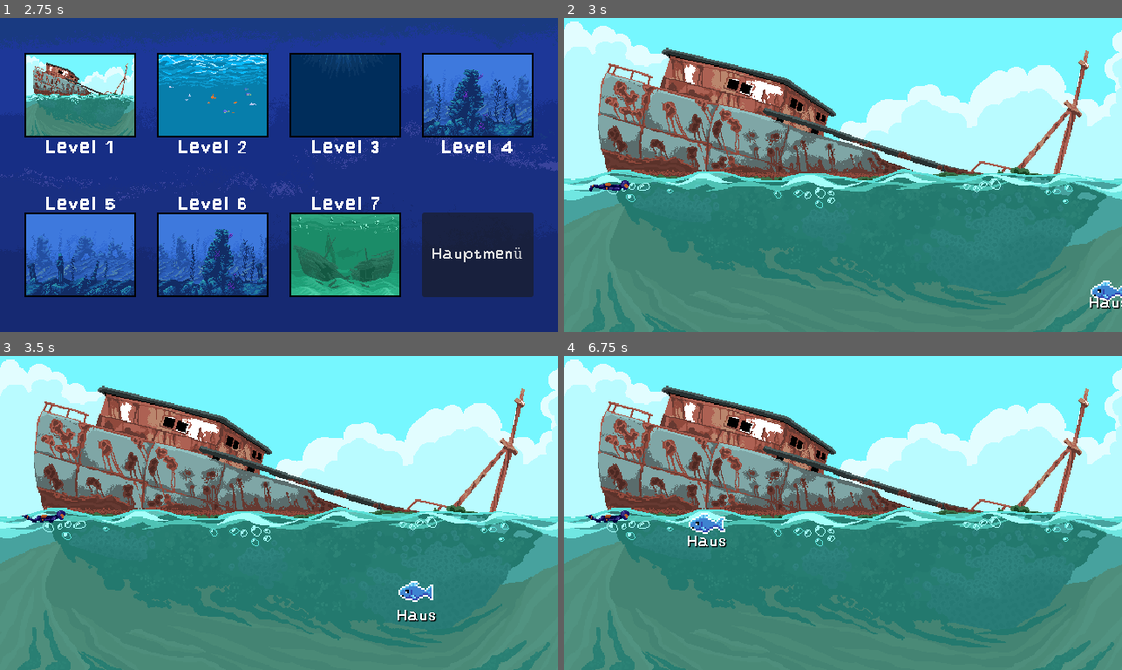
Above: before the commit, frames 1-4 (two rows, left to right).
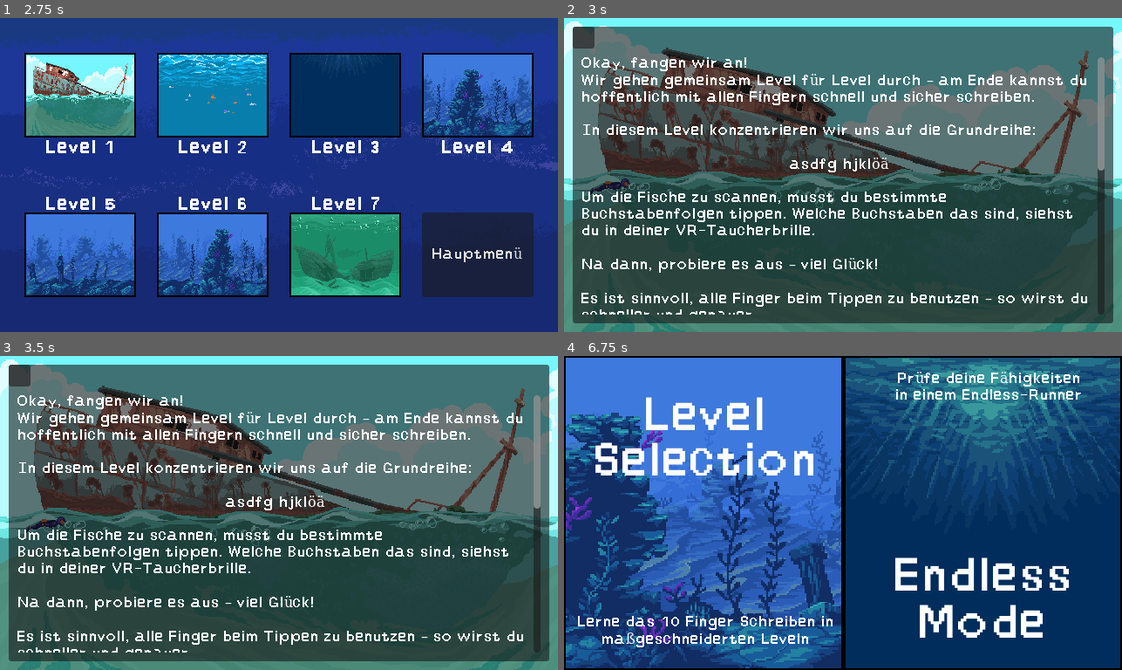
Above: after the commit, the same moments.

Repository: lehmius/typing-tides
Game: Godot game, scene res://scenes/game.tscn
The game is run twice, just before and just after one commit, with the same random seed, the same clock (stepped at 60 frames per second) and the same inputs. The engine's default icon, where the game draws it, is replaced by a stand-in: a white triangle on a blue panel in a dark square.
Inputs (mouse positions are in pixels of both pictures, inside the frame that each line leads up to):
- Up to frame 1 (2.75 s): tap Enter at 0.5 s; move the mouse to (401, 159) at 0.52 s; click (401, 159) at 0.67 s; click (22, 36) at 1.25 s; tap Space at 2 s; move the mouse to (167, 190) at 2.02 s; click (167, 190) at 2.17 s
- Up to frame 2 (3 s): click (642, 96) at 2.75 s
- Up to frame 3 (3.5 s): no input
- Up to frame 4 (6.75 s): click (586, 374) at 3.52 s; move the mouse to (898, 443) at 4.27 s; click (898, 443) at 4.42 s; click (776, 613) at 5 s, where only the run before the commit has a clickable "Nochmal"; click (898, 613) at 5.75 s, where only the run after the commit has a clickable "Hauptmenü"; click (586, 374) at 6.52 s

Frame 1 is identical in both runs. In frame 2, 91% of the frame differs, in the area x 1-100%, y 2-98%; in frame 3, 90%; in frame 4, 100%, in the area x 0-100%, y 0-100%.

Commit message:
Added loading of level start popups on loadLevel().

Diff:
--- a/scripts/game_state_handler.gd
+++ b/scripts/game_state_handler.gd
@@ -34,6 +34,7 @@
 var enemyScene: PackedScene = preload("res://scenes/enemy.tscn")
 var gameover_popup: PackedScene = preload("res://scenes/gameover_popup.tscn")
 var levelover_popup: PackedScene = preload("res://scenes/levelover_popup.tscn")
+var informational_popup: PackedScene = preload("res://scenes/informational_popup.tscn")
 
 enum inputType{VALID,INVALID}
 
@@ -374,6 +375,12 @@
 		player.visible=true
 		GlobalState.setUpaused()
 
+	if levelID > 0:
+		var popup = informational_popup.instantiate()
+		popup.info = load("res://data/level_data/%s_informational_text.tres" % str(levelID))
+		add_child(popup)
+
+
 
 ## Start spawning the enemies of a levelData list based on time or player destroying last enemy
 ## (whichever triggers first)
